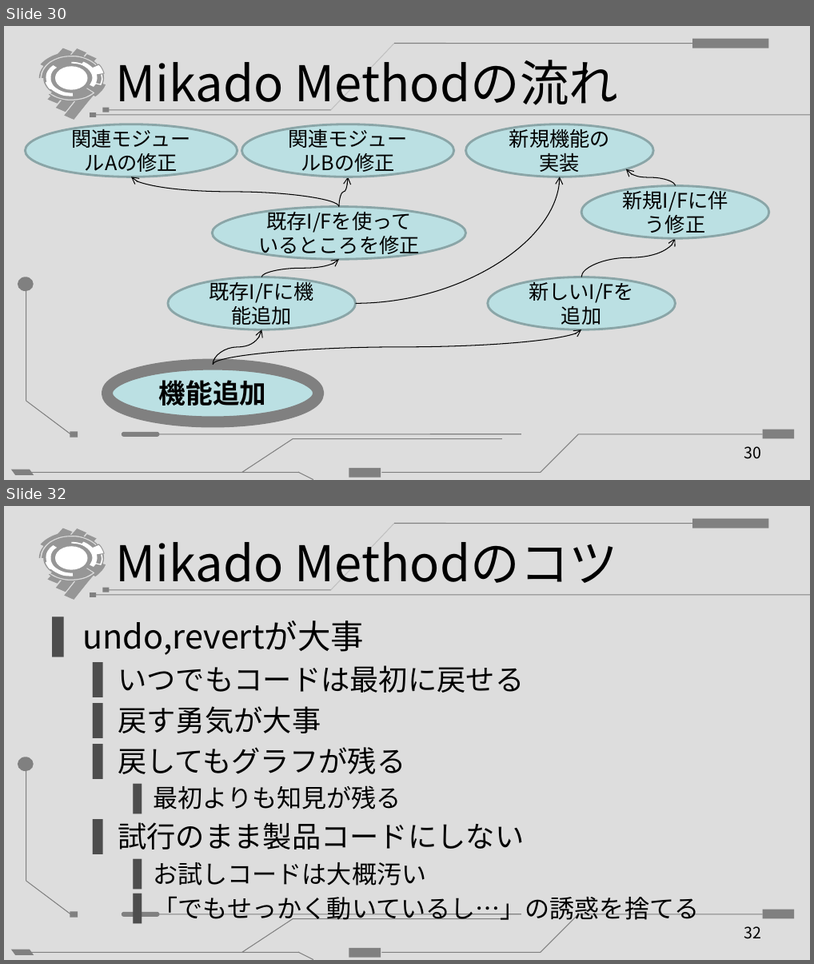
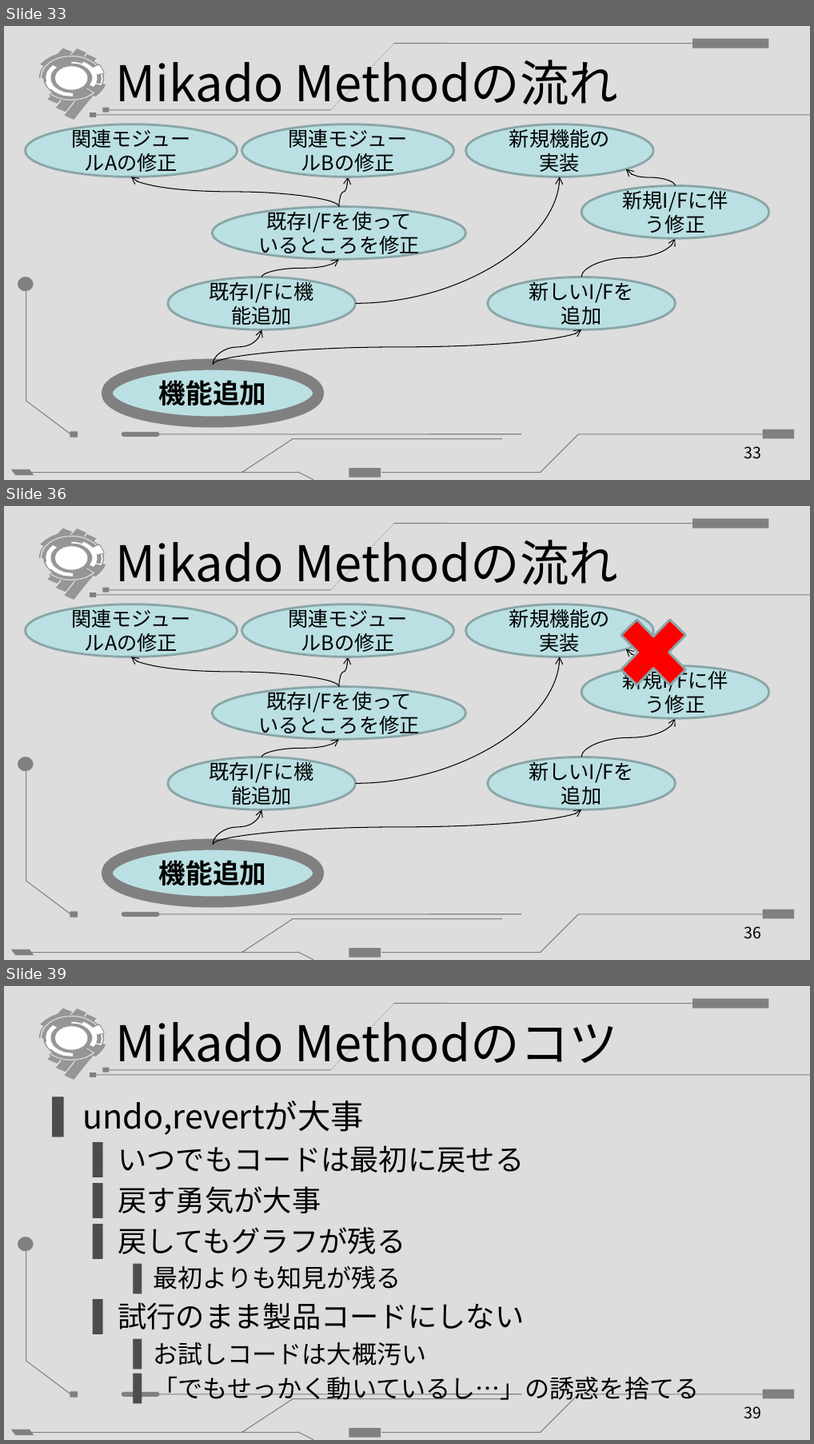
Before and after one commit to oreshio/presentation, a slide deck: 20150427_tefdo_MikadoMethod/201504xx_MikadoMethod.pptx. Shown one above the other, each under a label of ours: slides 30 and 32 before the commit, slides 33, 36 and 39 after it; the slides between them are not shown. The pictures are 814x964 and 814x1444 pixels, drawn with LibreOffice and Linux fonts; fonts in the diff are those of the drawing. Boxes give left, top, right and bottom in pixels: in the first picture for what was removed or moved away, otherwise in the second. Text is boxed around its words. In the diff, an @@ line names an element or a change of style, - is before the commit and + after.

```diff
--- a/20150427_tefdo_MikadoMethod/201504xx_MikadoMethod.pptx
+++ b/20150427_tefdo_MikadoMethod/201504xx_MikadoMethod.pptx
@@ slide 36 added at <box>4,506,810,960</box>, background #FFFFFF; not listed: 25 template elements that a slide beside it also shows @@
@@ title added at <box>115,540,619,590</box>, 44 pt, text #000000 @@
+Mikado Methodの流れ
@@ ellipse added at <box>25,604,237,656</box>, fill #BBE0E3, outline #8AA6A8 2 pt, 18 pt, text #000000 @@
+関連モジュールAの修正
@@ ellipse added at <box>242,604,454,656</box>, fill #BBE0E3, outline #8AA6A8 2 pt, 18 pt, text #000000 @@
+関連モジュールBの修正
@@ ellipse added at <box>466,604,654,656</box>, fill #BBE0E3, outline #8AA6A8 2 pt, 18 pt, text #000000 @@
+新規機能の実装
@@ cross added at <box>607,604,701,700</box>, fill #FF0000, outline #8AA6A8 2 pt @@
@@ curved arrow added from (676, 666) to (626, 648), #000000 0.75 pt @@
@@ curved arrow added from (339, 687) to (131, 656), #000000 0.75 pt @@
@@ curved arrow added from (339, 687) to (348, 656), #000000 0.75 pt @@
@@ curved arrow added from (355, 784) to (560, 656), #000000 0.75 pt @@
@@ ellipse added at <box>582,666,770,718</box>, fill #BBE0E3, outline #8AA6A8 2 pt, 18 pt, text #000000 @@
+新規I/Fに伴う修正
@@ ellipse added at <box>212,687,466,739</box>, fill #BBE0E3, outline #8AA6A8 2 pt, 18 pt, text #000000 @@
+既存I/Fを使っているところを修正
@@ curved arrow added from (582, 756) to (676, 718), #000000 0.75 pt @@
@@ curved arrow added from (262, 756) to (339, 739), #000000 0.75 pt @@
@@ ellipse added at <box>168,756,355,809</box>, fill #BBE0E3, outline #8AA6A8 2 pt, 18 pt, text #000000 @@
+既存I/Fに機能追加
@@ ellipse added at <box>488,756,676,809</box>, fill #BBE0E3, outline #8AA6A8 2 pt, 18 pt, text #000000 @@
+新しいI/Fを追加
@@ curved arrow added from (213, 844) to (262, 809), #000000 0.75 pt @@
@@ curved arrow added from (213, 844) to (582, 809), #000000 0.75 pt @@
@@ ellipse added at <box>107,844,318,901</box>, fill #BBE0E3, outline #808080 10 pt, 24 pt, text #000000, bold @@
+機能追加
@@ page number added at <box>745,926,762,939</box>, 14 pt, text #000000 @@
+36
@@ what was slide 30 is now slide 33 @@
@@ page number at <box>745,446,762,459</box>: text changed @@
-30
+33
@@ what was slide 32 is now slide 39 @@
@@ page number at <box>745,1406,762,1419</box>: text changed @@
-32
+39
```
Also in this commit, not shown: 10 slides changed, 6 other slides added.
